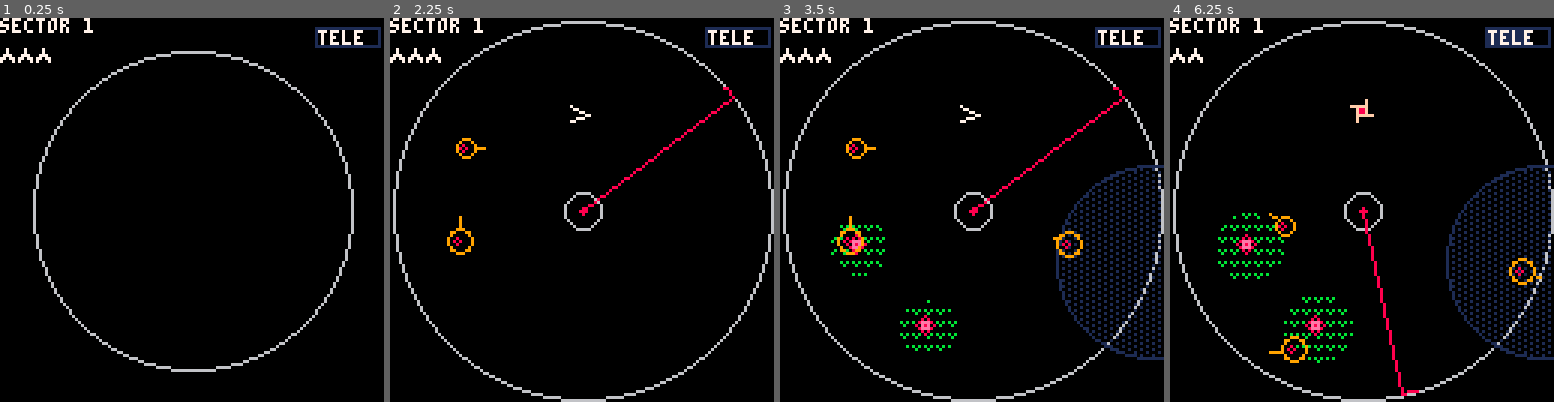
Above: before the commit, frames 1-4 (left to right).
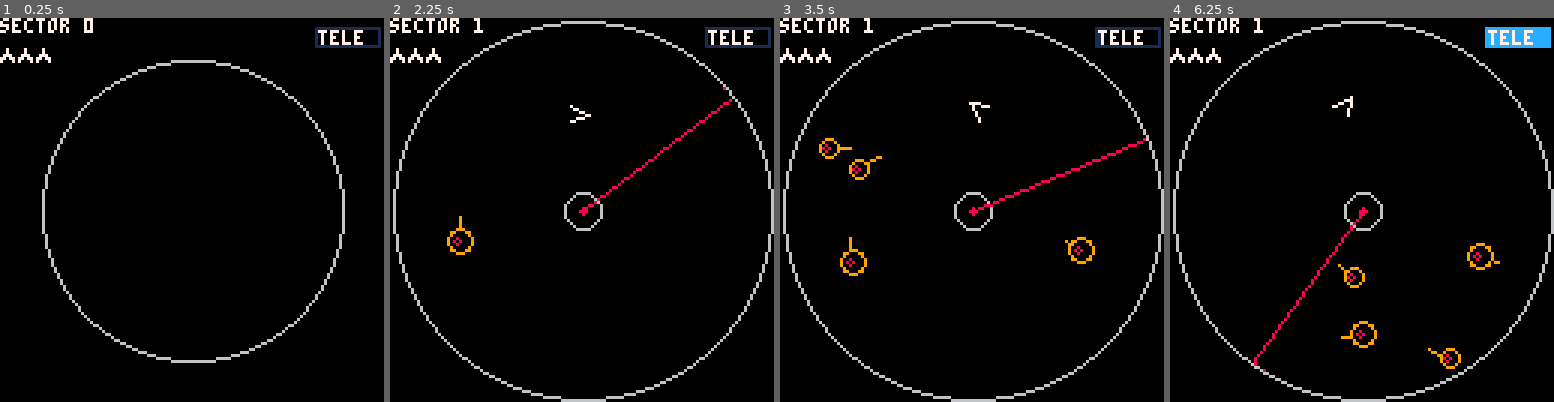
Above: after the commit, the same moments.

Repository: caseylabrack/laser
Game: PICO-8 cartridge laser.p8
Two runs of this game, one before a commit and one after it. Both use one fixed random seed, a clock stepped at 60 frames per second and the inputs below.
Inputs:
- Up to frame 1 (0.25 s): no input
- Up to frame 2 (2.25 s): tap X (X key) at 0.33, 1.07, 1.85 s; tap O (Z key) at 0.7, 1.7, 2.1 s; hold Right 1.6-2.1 s; hold Up from 2.15 s (still down)
- Up to frame 3 (3.5 s): release Up at 2.42 s; hold Right 2.47-3.03 s; tap O (Z key) at 2.5, 2.9, 3.3 s; tap X (X key) at 2.97 s; hold Left from 3.08 s (still down)
- Up to frame 4 (6.25 s): release Left at 3.58 s; hold Down 3.63-3.97 s; tap O (Z key) every 0.4 s from 3.7 to 6.1 s; hold Right 4.02-4.68 s; tap X (X key) at 4.08, 5.2 s; hold Up 4.73-5.03 s; hold Left 5.08-5.68 s; hold Down 5.73-6.03 s; hold Right from 6.08 s (still down)

The runs differ from the first frame. In frame 1, 3.6% of the frame differs, in the area x 8-93%, y 0-93%; in frame 2, 0.2%; in frame 3, 5.9%; in frame 4, 7.2%, in the area x 9-100%, y 2-99%.

Commit message:
fade to black animation

Diff:
--- a/laser.p8
+++ b/laser.p8
@@ -5,13 +5,16 @@
 -- casey labrack
 -- todo:
 --  bg
---  nicer shield effect
+--  nicer shield effect (draw arc manually?)
 -- 	fix flowers spawn out of bounds
 -- 	starfield flyin
 --  timing or lap based enemy
 --  gun rdy
 --  multiple bullets?
---  optimized bullets
+--  optimized bullets/colls
+--  fade out animation
+--  death screen
+--  bigger min size for flowers
 
 p = {x=80,y=30,dx=0,dy=0,
 					a=.75,t=.25,rt=.05,r=3,
@@ -30,40 +33,54 @@
 w = {enabled=false,r=0}
 inner = {x=64,y=64,r=6}
 outer = {x=64,y=64,r=63}
-lvl=1
+lvl=0
 extralives=3
 tick=0
 scoreboxes={{0,0},{7,0},{14,0},{21,0}}
-fmaxsizes={10,8,6,4}
-state="setup"
+state="wiping"
+gameover={is=false}
+cp=dp--current pallete
 
 function _init()
-intro=cocreate(spawn)
-coresume(intro,lvls[lvl])
+--intro=cocreate(spawn)
+--coresume(intro,lvls[lvl])
+--intro=cocreate(wipe)
+--coresume(intro,lvls[lvl])
+local a=cocreate(wipe)
+add(as,a)
 end
 
 function _update()
 tick+=1
 
-if state=="waiting" then
-	if costatus(waiting)~="dead" then
-		coresume(waiting)
+-- do animations
+for a in all(as) do
+	if costatus(a)!="dead" then coresume(a)
+	else del(as,a) end
+end
+
+	if state=="setup" then
+		return
+	end
+--if state=="waiting" then
+--	if costatus(waiting)~="dead" then
+--		coresume(waiting)
+----		return
+--	else
+--		state="setup"
+--		intro=cocreate(spawn)
+--		coresume(intro,lvls[lvl])
+--	end
+--end
+
+--if state=="setup" then
+--	if costatus(intro)~="dead" then
+--		coresume(intro)
 --		return
-	else
-		state="setup"
-		intro=cocreate(spawn)
-		coresume(intro,lvls[lvl])
-	end
-end
-
-if state=="setup" then
-	if costatus(intro)~="dead" then
-		coresume(intro)
-		return
-	else
-		state="running"
-	end
-end
+--	else
+--		state="running"
+--	end
+--end
 
 if p.enabled then
 	p.charge+=1
@@ -143,12 +160,6 @@
 	end
 end
 
--- do animations
-for a in all(as) do
-	if costatus(a)!="dead" then coresume(a)
-	else del(as,a) end
-end
-
 -- laser move
 for l in all(lz) do
 	l.a-= l.speed
@@ -314,16 +325,19 @@
 ::donebullet::
 
 --level win
-if #rs==0 and #fs==0 and p.enabled then
-	lz={}
-	zs={}
-	hs={}
-	lvl+=1
+if #rs==0 and #fs==0 and p.enabled and state=="running" then
+--	lz={}
+--	zs={}
+--	hs={}
+--	lvl+=1
+	state="wiping"
 	extralives=3
 	if lvl>#lvls then lvl=1 end
-	state="setup"
-	intro=cocreate(spawn)
-	coresume(intro,lvls[lvl])
+	local a=cocreate(wipe)
+	add(as,a)
+--	state="setup"
+--	intro=cocreate(spawn)
+--	coresume(intro,lvls[lvl])
 end
 end
 
@@ -332,14 +346,18 @@
 	extralives-=1
 	if extralives<0 then lvl=1 end
 	p.enabled=false
-	state="waiting"
-	waiting=cocreate(anykey)
-	coresume(waiting,60)
+	state="death"
+--	waiting=cocreate(anykey)
+--	coresume(waiting,60)
+	local a=cocreate(death)
+	coresume(a,30,60)
+	add(as,a)
 end
 
 function _draw()
 cls()
-if not w.enabled then circ(64,64,63,6) end -- outer
+
+pal(cp)
 
 --safe zone
 for z in all(zs) do
@@ -364,15 +382,17 @@
 end
 
 --emitter
-circ(64,64,inner.r,6)
-circ(64,64,1,8)
-if #lz==0 then circ(64,64,1,2) end
+if state~="dead" then
+	circ(64,64,inner.r,6)
+	circ(64,64,1,8)
+	if #lz==0 then circ(64,64,1,2) end
+end
 
 --homing bombs
 for h in all(hs) do
 	if not h.enabled then pal(8,2) end
 	spr((flr(h.frametick%8)/2)+16,h.x-4,h.y-4)
-	pal()
+	pal(cp)
 end
 
 --laser
@@ -444,13 +464,20 @@
 	circ(64,64,w.r,6)
 end
 
+if state=="dead" then
+	local msg="you died"
+	if extralives<0 then msg="gameover" end
+	print(msg,64,64,7)
+end
+
+
+pal()
+
 --hop countdown
---local f=12
---if (p.charge<p.fullcharge) f=1
 local f=p.charge<p.fullcharge and 1 or 12
 rect(105,3,126,9,f)
-local pct=p.charge/p.fullcharge
-if pct>1 then pct=1 end
+local pct=min(p.charge/p.fullcharge,1)
+--if pct>1 then pct=1 end
 rectfill(105,3,105+(126-105)*pct,9,f)
 print("tele",106,4,7)
 
@@ -462,11 +489,10 @@
 if w.enabled then
 	circfill(64,64,w.r,0)
 	circ(64,64,w.r,6)
-end
-
---if extralives==1 then
---	spr(22,0,10)
---end
+else
+	circ(64,64,63,6)
+end
+
 --print(stat(1),0,0)
 
 --score
@@ -476,21 +502,12 @@
 --	spr(sprite,scoreboxes[k][1],scoreboxes[k][2])
 --end
 
-
---print(log)
---print(lvl,0,0,10)
-
---if gameover then
-----	local l=print("gameover",-10,0)
---	print("gameover",128-30,0)
---end
-
 end
 
 -->8
 --levels
 lvls={
-	{roids=3,flowers=2,bomb=true,lasers=1,safezone=true},
+--	{roids=3,flowers=2,bomb=true,lasers=1,safezone=true},
 	{roids=4,lasers=1},
 	{roids=6,lasers=1,safezone=true},
 	{roids=4,lasers=1,flowers=3},
@@ -501,22 +518,27 @@
 	{roids=7,lasers=2,safezone=true},
 }
 
-function spawn(level)
+function wipe()
 	local start=tick
-	local i=10
 	w.enabled=true
-	lz={}	zs={} hs={} rs={} fs={} b.enabled=false
 	while tick-start<30 do
 		local pct=(tick-start)/30
 		pct=easeoutexpo(pct)
 		w.r=63*pct
 		yield()
 	end
+	lz={}	zs={} hs={} rs={} fs={} b.enabled=false
 	w.enabled=false
-	c=i p.x=64 p.y=32 p.dx=0 p.dy=0 p.charge=0 p.a=0
+	lvl+=1
+	add(as,cocreate(spawn))
+end
+
+function spawn()
+	state="setup"
+	i=10 c=i p.x=64 p.y=32 p.dx=0 p.dy=0 p.charge=0 p.a=0
 	while c>0 do c-=1 yield() end
 	p.enabled=true
-	for unit,num in pairs(level) do
+	for unit,num in pairs(lvls[lvl]) do
 		c=i --countdown spawn interval
 		while true do
 			c-=1
@@ -585,16 +607,37 @@
 	end
 	c=i
 	while c>0 do c-=1 yield() end
-end
-
-function anykey(delay)
+	state="running"
+end
+
+function death(delay,duration)
+	yield()
 	while delay>0 do
 		delay-=1
 		yield()
 	end
+	local start=tick
+	while tick-start<duration do
+		local pct=(tick-start)/duration
+		cp=bwp[ceil(pct*#bwp)]
+		yield()
+	end
+	lz={}	zs={} hs={} rs={} fs={} b.enabled=false
+	start=tick
+	state="dead"
 	while btn()==0 do
+		local pct=min((tick-start)/duration,1)
+		printh("pct "..pct)
+		if pct<=1 then
+			cp=bwp[ceil((1-pct)*#bwp)]
+		else
+			cp=dp
+		end
+--		cp=pct~=1 and bwp[ceil((1-pct)*#bwp)] or dp
 		yield()
 	end
+	state="setup"
+	add(as,cocreate(spawn))
 end
 
 --get random angle that is not within margin of given angle
@@ -644,6 +687,59 @@
 		return 1-2^(-10*x)
 	end
 end
+-->8
+--palletes
+dp={ --default palette
+0,0,0,0,
+0,0,0,0,
+0,0,0,0,
+0,0,0,--padding
+0,1,2,3,
+4,5,6,7,
+8,9,10,11,
+12,13,14,15,
+}
+local bw1={
+0,0,0,0,
+0,0,0,0,
+0,0,0,0,
+0,0,0,--padding
+0,0,0,6,
+6,5,6,7,
+6,6,7,7,
+6,5,6,7,
+}
+local bw2={
+0,0,0,0,
+0,0,0,0,
+0,0,0,0,
+0,0,0,--padding
+0,0,0,5,
+5,0,5,6,
+5,5,6,6,
+5,0,5,6,
+}
+local bw3={
+0,0,0,0,
+0,0,0,0,
+0,0,0,0,
+0,0,0,--padding
+0,0,0,0,
+0,0,0,5,
+0,0,5,5,
+0,0,0,5,
+}
+local bw4={
+0,0,0,0,
+0,0,0,0,
+0,0,0,0,
+0,0,0,--padding
+0,0,0,0,
+0,0,0,0,
+0,0,0,0,
+0,0,0,0,
+}
+bwp={bw1,bw2,bw3,bw4}
 __gfx__
 00000000006dd600000000000000000000000000002002000020020000000000000000000000000066666666666666666666666600e000000000e00000000000
 0000000006666660000000000e0000e00e0000e0020220200202202000200200002002000020020060000bb6600008866000000600ee00000000ee0000000000
